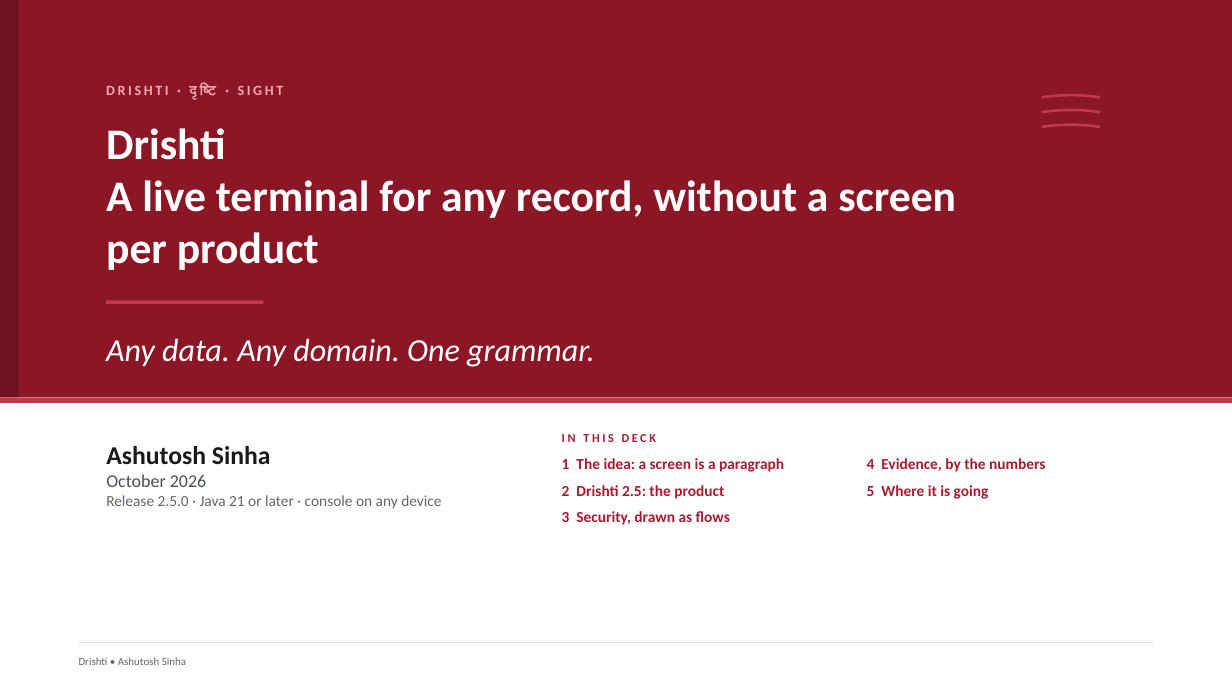
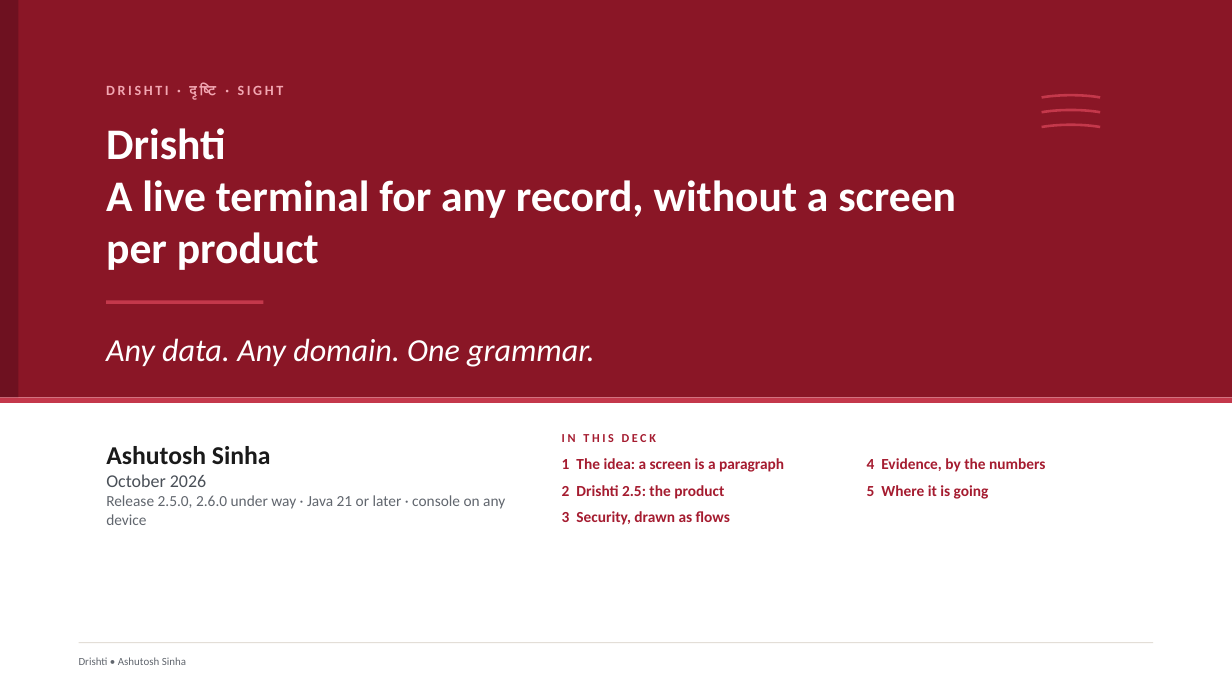
Before and after one commit to ajsinha/drishti, a slide deck: slide 1 of docs/publications/Drishti-Design-and-Evidence.pptx. Drawn at 1232x693 pixels with LibreOffice and Linux fonts; fonts in the diff are those of the drawing. Boxes give left, top, right and bottom in pixels: in the first picture for what was removed or moved away, otherwise in the second. Text is boxed around its words. In the diff, an @@ line names an element or a change of style, - is before the commit and + after.

```diff
--- a/docs/publications/Drishti-Design-and-Evidence.pptx
+++ b/docs/publications/Drishti-Design-and-Evidence.pptx
@@ text at bbox=[106, 495, 505, 525]: text changed @@
-Release 2.5.0 · Java 21 or later · console on any device
+Release 2.5.0, 2.6.0 under way · Java 21 or later · console on any device
```
Also in this commit, not shown: 7 other slides changed, 8 other files.
